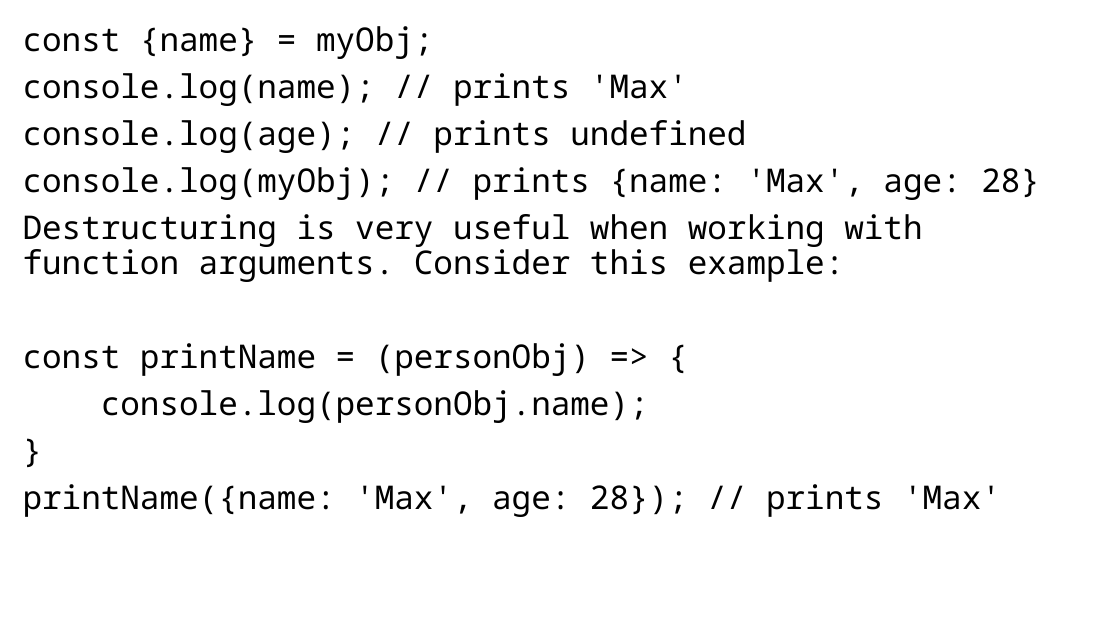
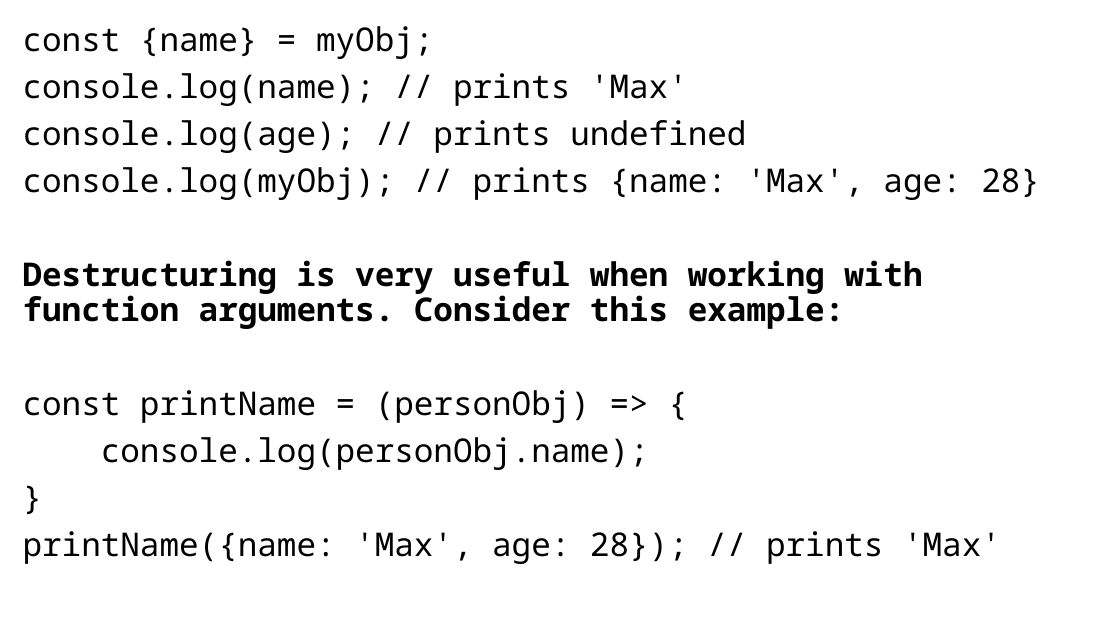
Before and after one commit to Vijay-Ky/Aptech-DSU-FWD-B704, a slide deck: slide 35 of React/ReactTheory.pptx. Drawn at 1120x630 pixels with LibreOffice and Linux fonts; fonts in the diff are those of the drawing. Boxes give left, top, right and bottom in pixels: in the first picture for what was removed or moved away, otherwise in the second. Text is boxed around its words. In the diff, an @@ line names an element or a change of style, - is before the commit and + after.

Commit message:
updated

```diff
--- a/React/ReactTheory.pptx
+++ b/React/ReactTheory.pptx
@@ text at (23, 260, 922, 329): bold on in "Destructuring is very useful when working with ..." @@
```
